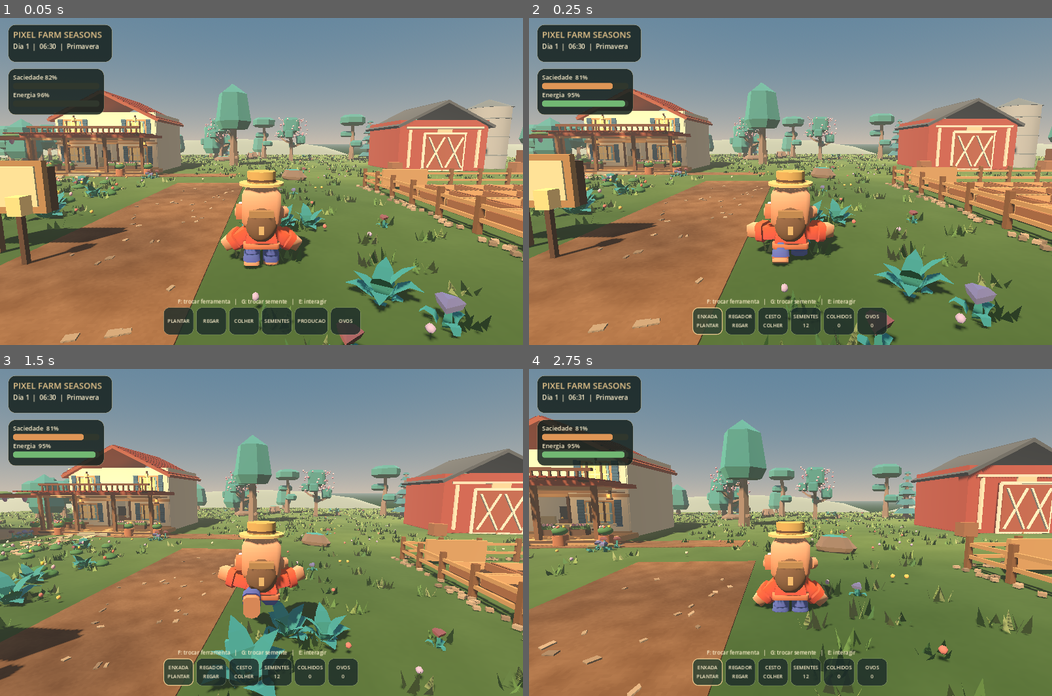
Above: before the commit, frames 1-4 (two rows, left to right).
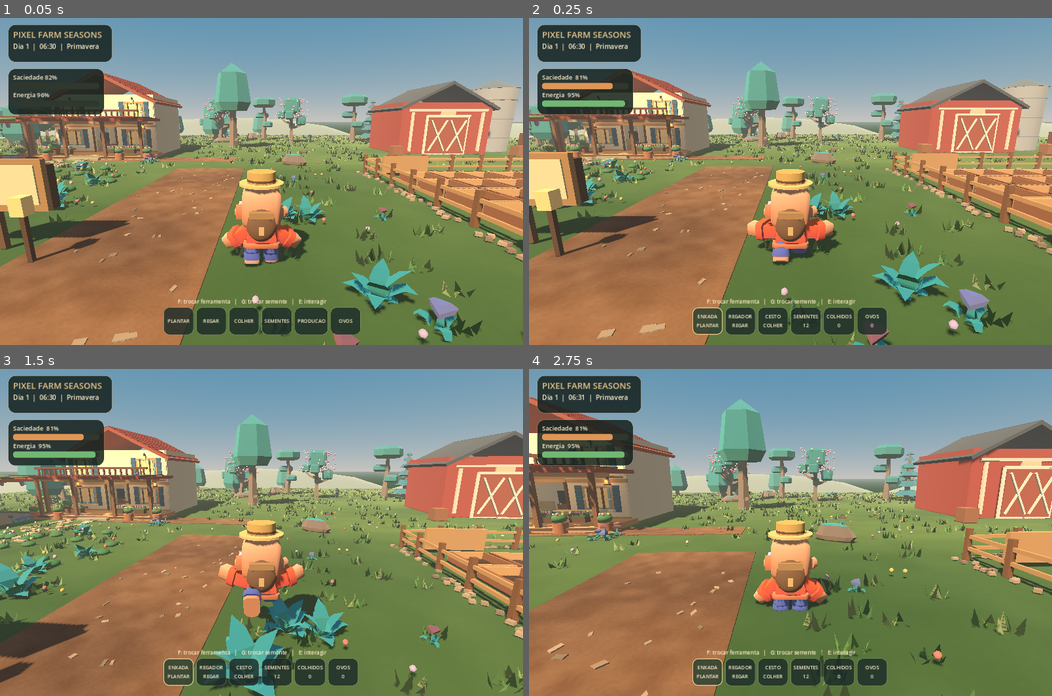
Above: after the commit, the same moments.

Repository: juniordev830/pixel-farm-seasons
Game: Godot game, scene res://scenes/farm_world.tscn
Same seed, same stepped clock (60 frames per second), same inputs: the game is played once before the commit and once after it.
Inputs (mouse positions are in pixels of both pictures, inside the frame that each line leads up to):
- Up to frame 1 (0.05 s): no input
- Up to frame 2 (0.25 s): no input
- Up to frame 3 (1.5 s): tap Enter (ui_accept) at 0.5 s; move the mouse to (287, 532) at 0.52 s; hold Ctrl (crouch) 0.53-1.28 s; hold W (move_forward) from 0.53 s (still down); tap Space (jump) at 0.77 s; move the mouse to (235, 532) at 1.27 s; tap Shift (sprint) at 1.35 s
- Up to frame 4 (2.75 s): keep holding W (move_forward); tap Space (jump) at 1.52 s; move the mouse to (800, 525) at 2.02 s; tap V (toggle_camera) at 2.1 s

The runs differ from the first frame. In frame 1, 30% of the frame differs, in the area x 0-100%, y 13-100%; in frame 2, 30%; in frame 3, 32%; in frame 4, 27%.

Commit message:
visual: azul do céu e câmera mais imersiva no cenário rural

Diff:
--- a/godot/scenes/farm_world.tscn
+++ b/godot/scenes/farm_world.tscn
@@ -59,7 +59,7 @@
 
 [node name="CameraPivot" type="Node3D" parent="Farmer"]
 position = Vector3(0, 0.75, 0)
-rotation = Vector3(-0.14, 0, 0)
+rotation = Vector3(-0.22, 0, 0)
 
 [node name="SpringArm3D" type="SpringArm3D" parent="Farmer/CameraPivot"]
 spring_length = 5.8
--- a/godot/scripts/farm_world.gd
+++ b/godot/scripts/farm_world.gd
@@ -117,8 +117,8 @@
     # A true gradient sky replaces the solid dark-blue backdrop in gameplay.
     var sky := Sky.new()
     var sky_mat := ProceduralSkyMaterial.new()
-    sky_mat.sky_top_color = Color("#6f9bb4")
-    sky_mat.sky_horizon_color = Color("#dfdbca")
+    sky_mat.sky_top_color = Color("#5baad2")
+    sky_mat.sky_horizon_color = Color("#deebec")
     sky_mat.ground_bottom_color = Color("#465638")
     sky_mat.ground_horizon_color = Color("#c8d4be")
     sky.sky_material = sky_mat
--- a/godot/scripts/life_sim.gd
+++ b/godot/scripts/life_sim.gd
@@ -812,8 +812,8 @@
         if sky_step != last_sky_step and env.sky != null and env.sky.sky_material is ProceduralSkyMaterial:
             last_sky_step = sky_step
             var sky_material := env.sky.sky_material as ProceduralSkyMaterial
-            sky_material.sky_top_color = Color("#1f385a").lerp(Color("#6e9cb7"), daylight)
-            sky_material.sky_horizon_color = Color("#57627b").lerp(Color("#dfddce"), daylight).lerp(Color("#f6c99e"), golden * 0.28)
+            sky_material.sky_top_color = Color("#1f385a").lerp(Color("#5baad2"), daylight)
+            sky_material.sky_horizon_color = Color("#57627b").lerp(Color("#deebec"), daylight).lerp(Color("#f6c99e"), golden * 0.26)
             sky_material.ground_horizon_color = Color("#414758").lerp(Color("#c8d4bf"), daylight)
             sky_material.ground_bottom_color = Color("#28322d").lerp(Color("#536d45"), daylight)
 
